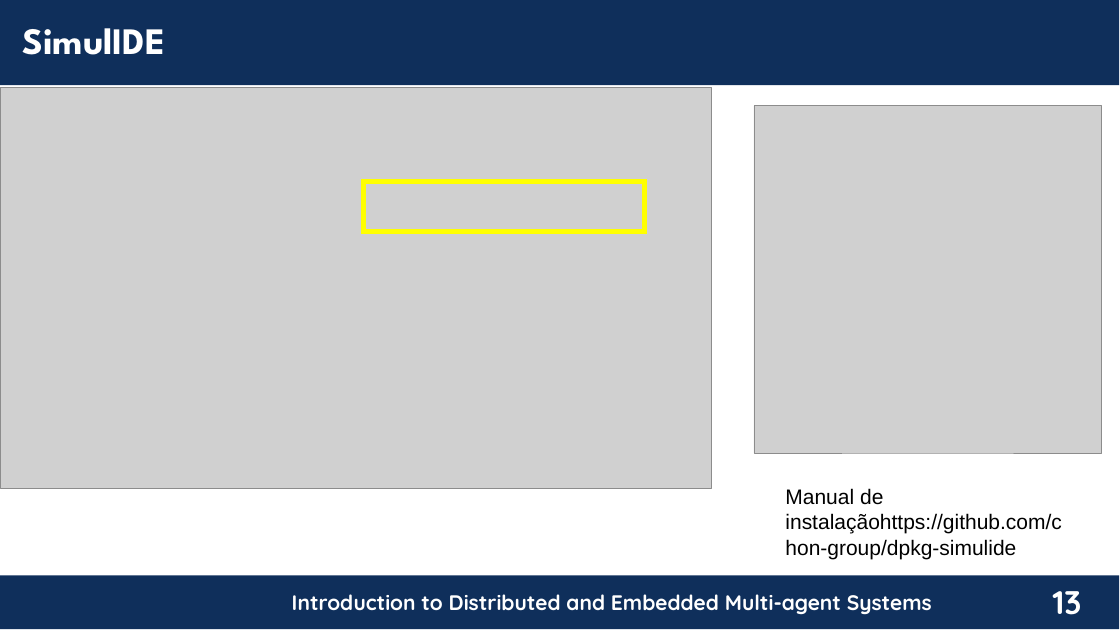
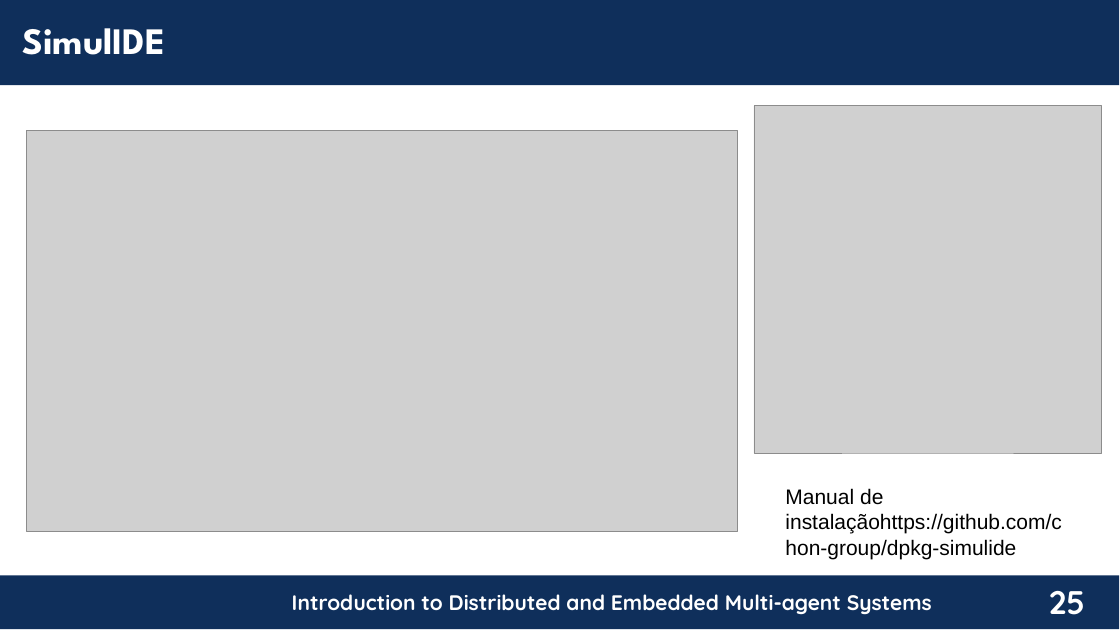
Before and after one commit to chon-group/distributedAndEmbeddedAI, a slide deck: slide 25 of course/05-TheDevelopmentTool/TheDevelopmentTool_20240217.odp (slide 13 before the commit). Drawn at 1120x630 pixels with LibreOffice and Linux fonts; fonts in the diff are those of the drawing; grey boxes stand for pictures; background and template pictures are left out. Boxes give left, top, right and bottom in pixels: in the first picture for what was removed or moved away, otherwise in the second. Text is boxed around its words. In the diff, an @@ line names an element or a change of style, - is before the commit and + after.

```diff
--- a/course/05-TheDevelopmentTool/TheDevelopmentTool_20240217.odp
+++ b/course/05-TheDevelopmentTool/TheDevelopmentTool_20240217.odp
@@ picture: place and size @@
-picture at [0, 87, 711, 488]
+picture at [26, 130, 737, 531]
@@ rectangle removed at [364, 182, 645, 232] @@
@@ page number at [1049, 591, 1085, 615]: text changed @@
-13
+25
```
Also in this commit, not shown: 15 other slides changed, 58 slides added, 30 slides removed, 2 other files.
